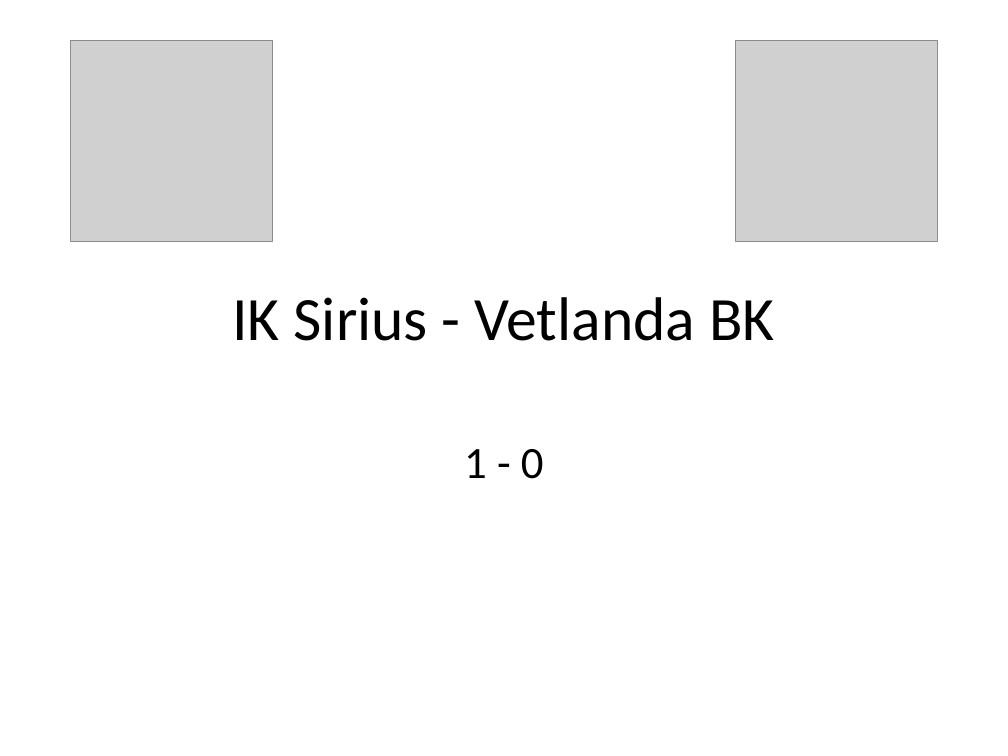
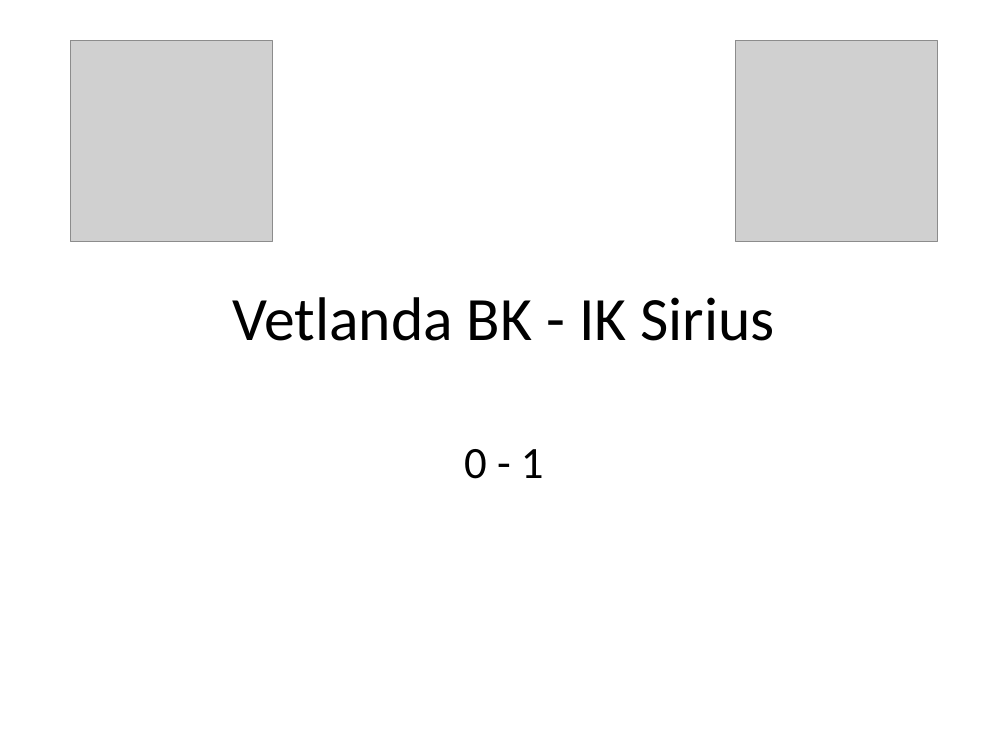
Before and after one commit to legendwk/sirius_bandy, a slide deck: slide 1 of powerpointer/matchrapporter/20220221 Vetlanda BK - IK Sirius halvlek 2 .pptx. Drawn at 1008x756 pixels with LibreOffice and Linux fonts; fonts in the diff are those of the drawing; grey boxes stand for pictures. Boxes give left, top, right and bottom in pixels: in the first picture for what was removed or moved away, otherwise in the second. Text is boxed around its words. In the diff, an @@ line names an element or a change of style, - is before the commit and + after.

```diff
--- a/powerpointer/matchrapporter/20220221 Vetlanda BK - IK Sirius halvlek 2 .pptx
+++ b/powerpointer/matchrapporter/20220221 Vetlanda BK - IK Sirius halvlek 2 .pptx
@@ title at [232,297,774,341]: text changed @@
-IK Sirius - Vetlanda BK
+Vetlanda BK - IK Sirius
@@ subtitle at [464,449,544,479]: text changed @@
-1 - 0
+0 - 1
```
Also in this commit, not shown: 4 other slides changed, 3 other files.
